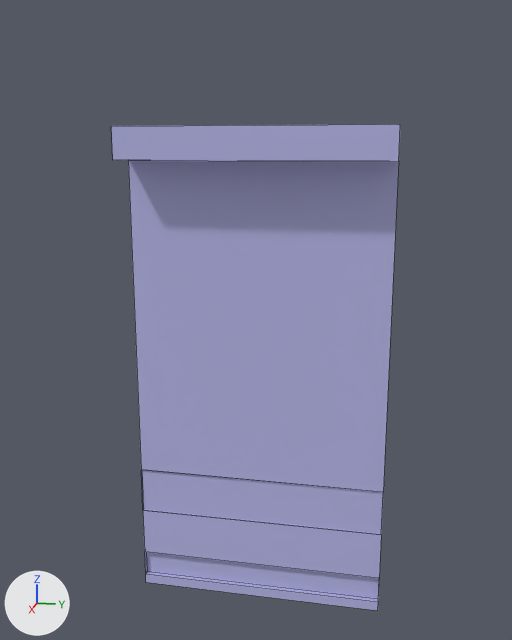
The FBX model Content/3D_Assets/Room/Wand Aussen.fbx as it was, and as the next commit left it.
Before and after are seen from a 50 mm camera at (5.2, 0.02, 3.71) aimed at (0.08, -1.0, 2.43). Lighting does not change. The marker at lower left points along +X, +Y and +Z. Mesh edges are drawn as thin lines.

The first picture shows 'Wand Aussen 1'.
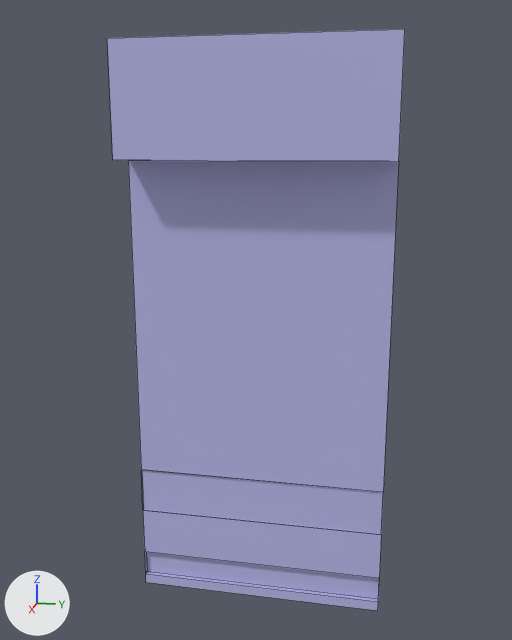
Changed parts and their boxes (x1, y1, x2, y2) in the pictures (512 x 640 px; the box of a moved part takes in the faces that stretch with it):
'Wand Aussen 1', reshaped (19% taller): before (111, 124, 400, 611); after (107, 29, 405, 611)
part 1 of me_plane_004, moved or reshaped: before (111, 124, 400, 162); after (107, 29, 405, 162)

Patch to the scene script:
```diff
--- a/Content/3D_Assets/Room/Wand Aussen.fbx.py
+++ b/Content/3D_Assets/Room/Wand Aussen.fbx.py
@@ me_plane_004 @@
 me_plane_004.from_pydata(...)  # 24 vertices, 15 faces; spans x -0.04..0.3, y -1.0..1.0, z -2.63..1.21
 # used by ob_wand_aussen_1; location = (0.0, -1.0, 2.628)
-me_plane_004.vertices[6].co = (0.3, -1.0, 1.21)  # pixel (111, 126)
-me_plane_004.vertices[7].co = (0.3, 1.0, 1.21)  # pixel (400, 124)
+# me_plane_004 part 1
+me_plane_004.vertices[6].co = (0.3, -1.0, 1.8)  # pixel (107, 38)
+me_plane_004.vertices[7].co = (0.3, 1.0, 1.8)  # pixel (404, 29)
 me_plane_004.materials.append(mat_wand)
```
